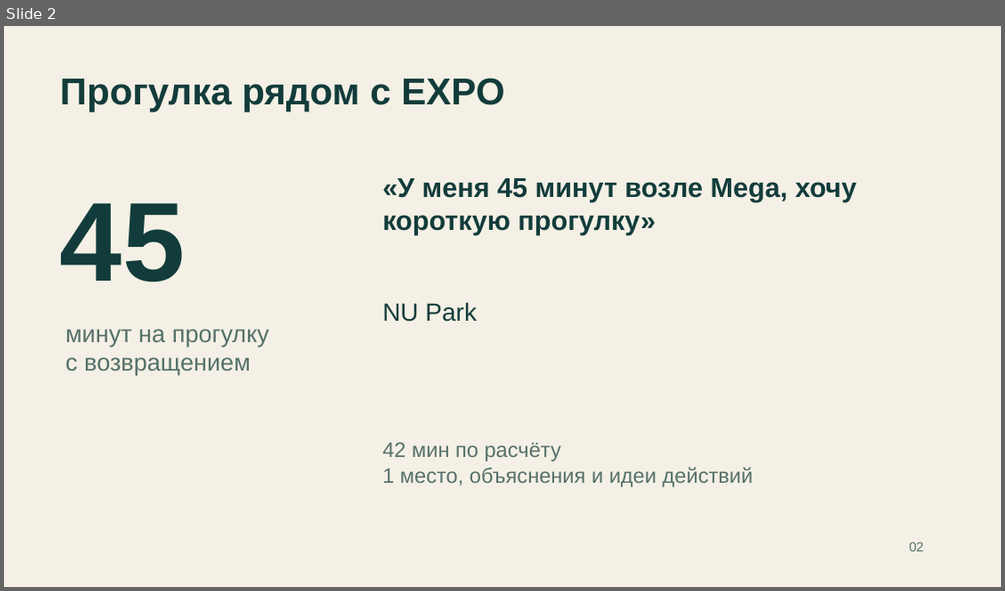
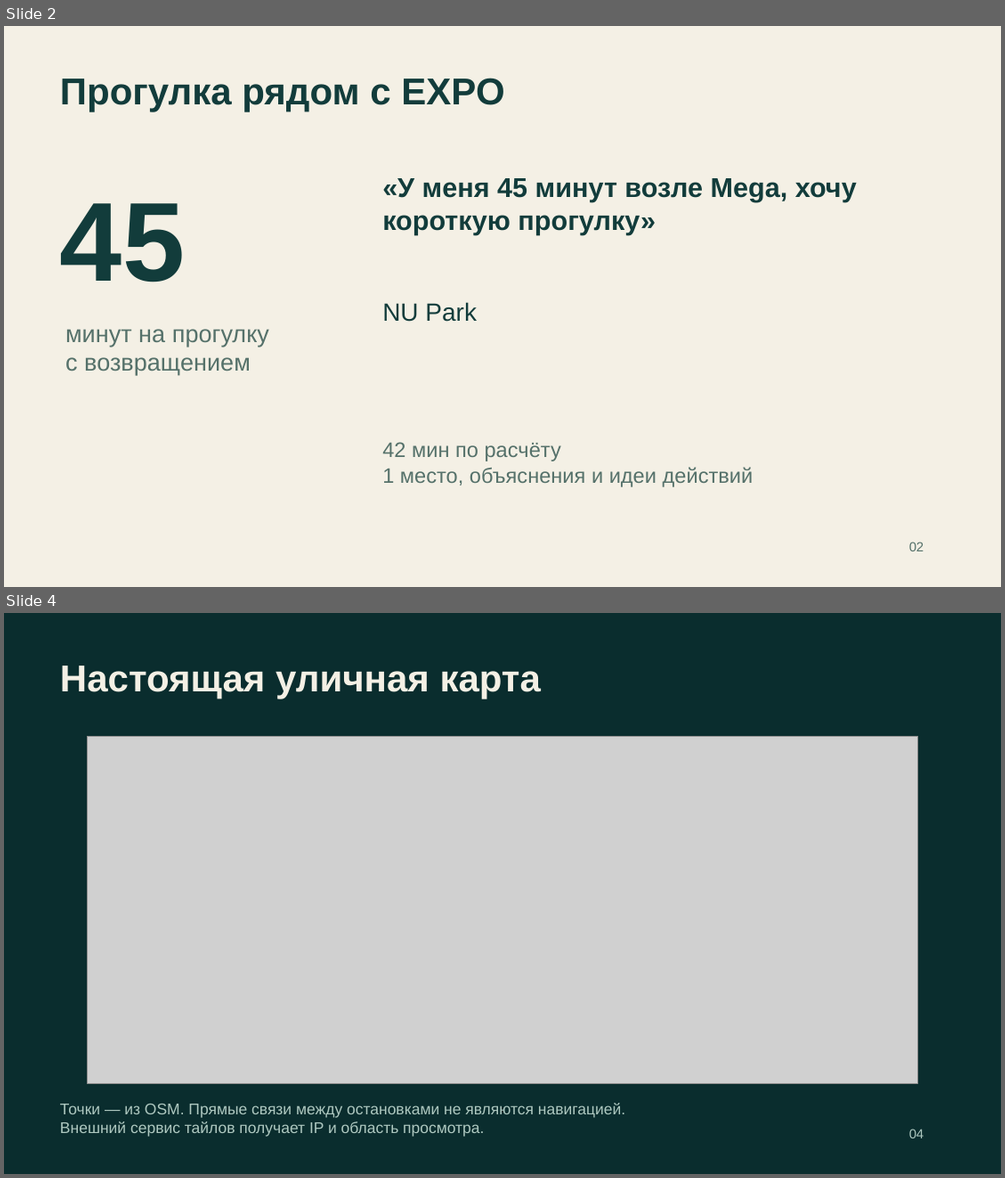
Before and after one commit to ltybcs/astana-walks-ai, a slide deck: output/presentations/astana-walks.pptx. Shown one above the other, each under a label of ours: slide 2 before the commit, slides 2 and 4 after it; the slides between them are not shown. The pictures are 1005x591 and 1005x1178 pixels, drawn with LibreOffice and Linux fonts; fonts in the diff are those of the drawing; grey boxes stand for pictures. Boxes give left, top, right and bottom in pixels: in the first picture for what was removed or moved away, otherwise in the second. Text is boxed around its words. In the diff, an @@ line names an element or a change of style, - is before the commit and + after.

```diff
--- a/output/presentations/astana-walks.pptx
+++ b/output/presentations/astana-walks.pptx
@@ slide 4 added at <box>4,613,1001,1174</box>, background #0A2D2E @@
@@ text added at <box>60,666,541,698</box>, 36 pt, text #F4F0E5, bold @@
+Настоящая уличная карта
@@ picture added at <box>87,737,918,1084</box> @@
@@ text added at <box>60,1103,625,1136</box>, 15 pt, text #AEC8C0 @@
+Точки — из OSM. Прямые связи между остановками не являются навигацией.
+Внешний сервис тайлов получает IP и область просмотра.
@@ text added at <box>909,1128,924,1138</box>, 12.8 pt, text #AEC8C0 @@
+04
```
Also in this commit, not shown: 6 slides changed, 1 other slide added, 1 slide removed, 17 other files.
